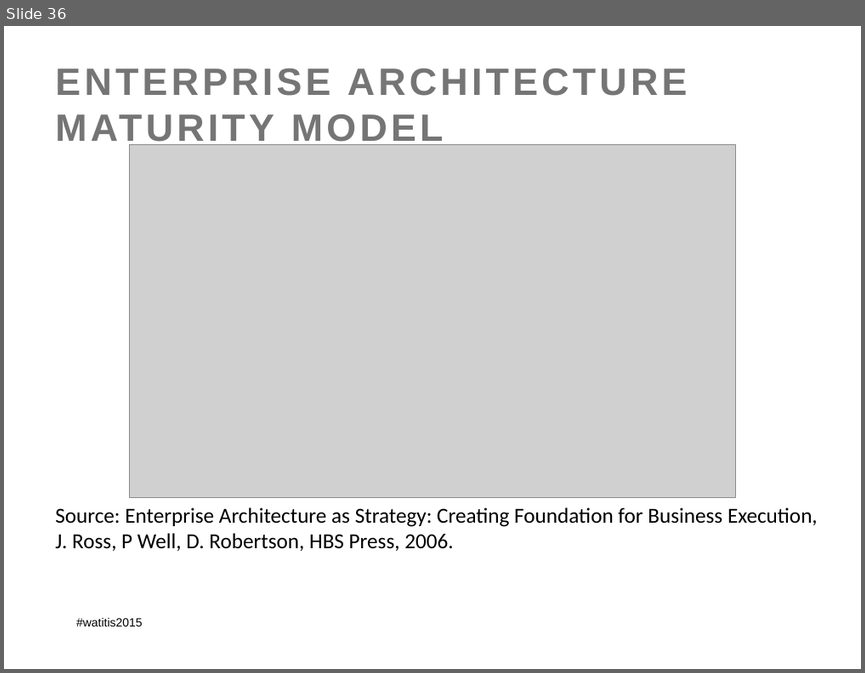
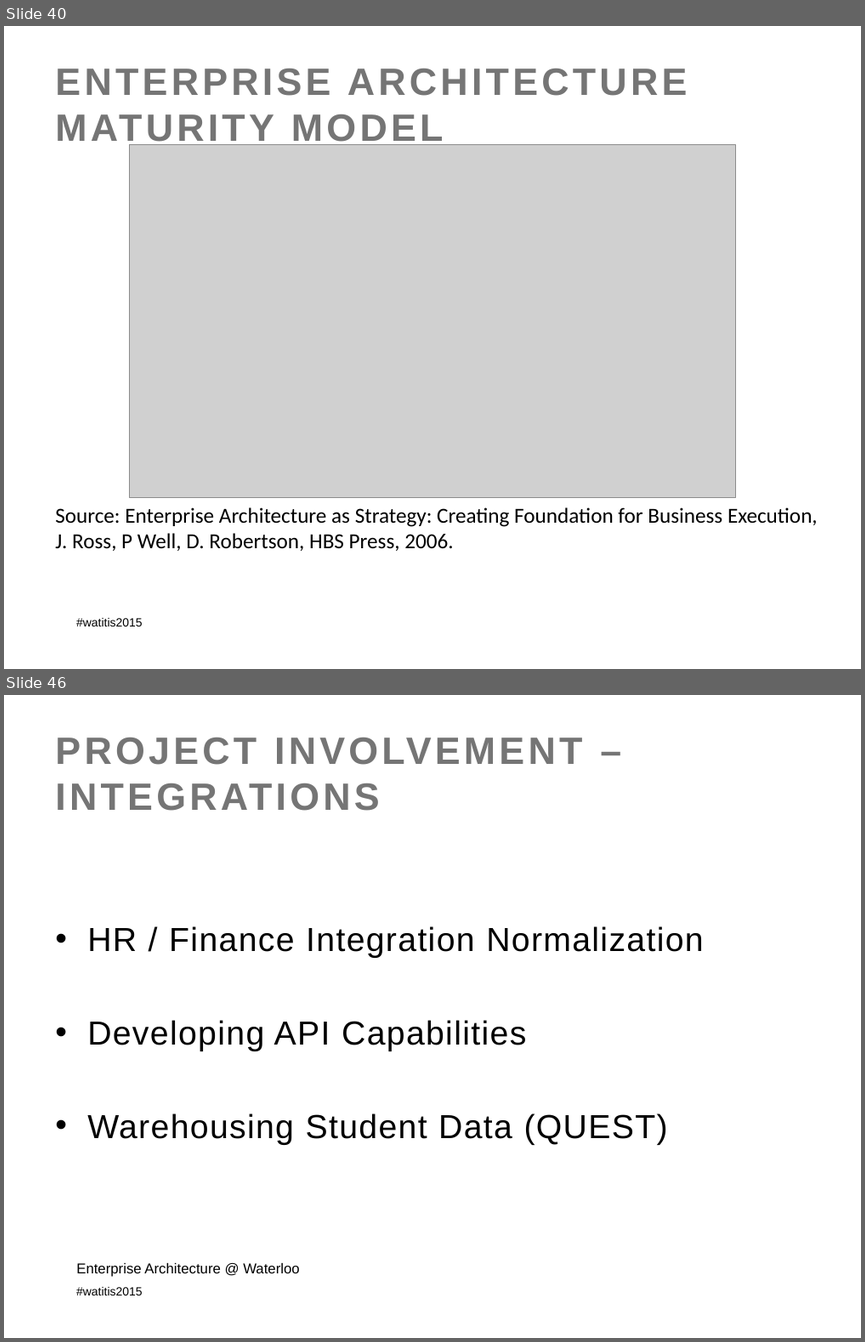
Before and after one commit to colinbellCA/presentation-istea-watitis2015, a slide deck: ISTEA-WatITis2015.pptx. Shown one above the other, each under a label of ours: slide 36 before the commit, slides 40 and 46 after it; the slides between them are not shown. The pictures are 865x673 and 865x1342 pixels, drawn with LibreOffice and Linux fonts; fonts in the diff are those of the drawing; grey boxes stand for pictures; background and template pictures are left out. Boxes give left, top, right and bottom in pixels: in the first picture for what was removed or moved away, otherwise in the second. Text is boxed around its words. In the diff, an @@ line names an element or a change of style, - is before the commit and + after.

```diff
--- a/ISTEA-WatITis2015.pptx
+++ b/ISTEA-WatITis2015.pptx
@@ slide 46 added at box(4, 695, 861, 1338), background picture (left out); not listed: 1 template element that a slide beside it also shows @@
@@ title added at box(55, 737, 582, 811), 32 pt, text #757575, bold @@
+PROJECT INVOLVEMENT –
+INTEGRATIONS
@@ text added at box(87, 926, 704, 1145), 28 pt, text #000000 @@
+• HR / Finance Integration Normalization
+• Developing API Capabilities
+• Warehousing Student Data (QUEST)
@@ text added at box(76, 1263, 300, 1276), 12 pt, text #000000 @@
+Enterprise Architecture @ Waterloo
@@ what was slide 36 is now slide 40 @@
```
Also in this commit, not shown: 4 slides changed, 12 other slides added, 1 slide removed, 4 other files.
